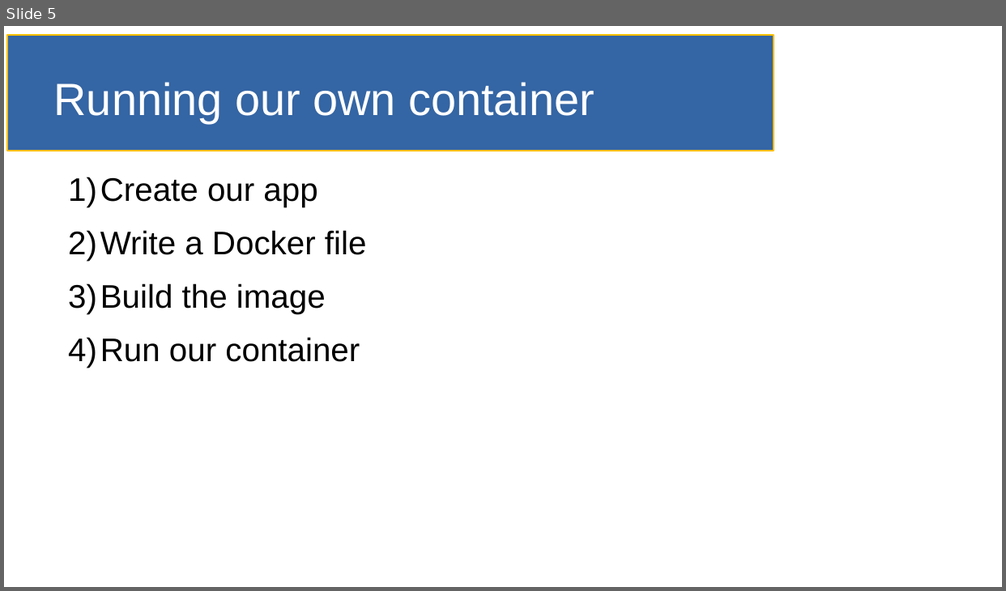
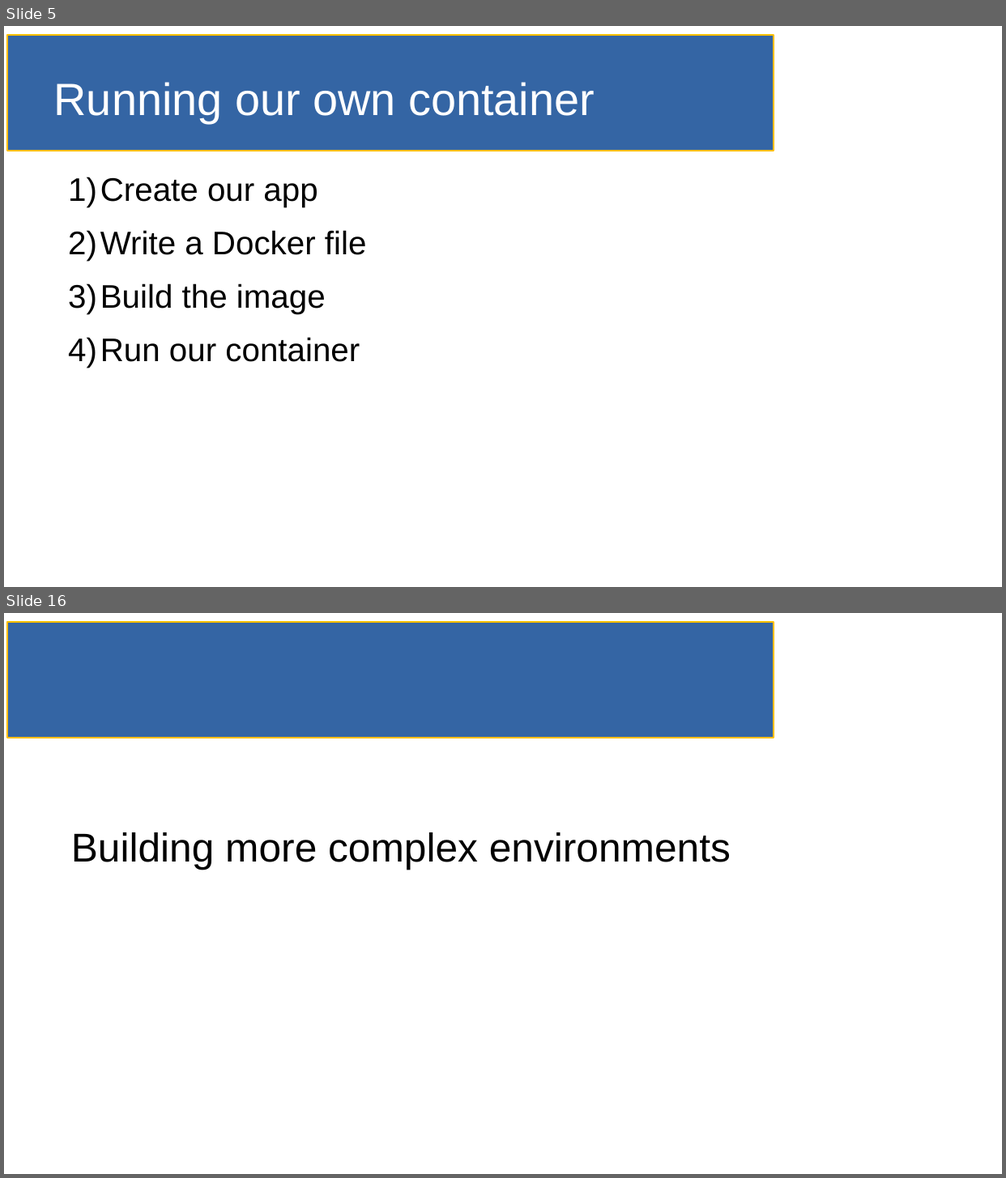
Before and after one commit to SmithE65/Containerizing, a slide deck: doc/slides.odp. Shown one above the other, each under a label of ours: slide 5 before the commit, slides 5 and 16 after it; the slides between them are not shown. The pictures are 1006x591 and 1006x1178 pixels, drawn with LibreOffice and Linux fonts; fonts in the diff are those of the drawing. Boxes give left, top, right and bottom in pixels: in the first picture for what was removed or moved away, otherwise in the second. Text is boxed around its words. In the diff, an @@ line names an element or a change of style, - is before the commit and + after.

```diff
--- a/doc/slides.odp
+++ b/doc/slides.odp
@@ slide 16 added at bbox=[4, 613, 1002, 1174], background #FFFFFF; not listed: 1 template element that a slide beside it also shows @@
@@ subtitle added at bbox=[71, 833, 731, 870], 32 pt, text #000000 @@
+Building more complex environments
```
Also in this commit, not shown: 3 slides changed, 9 other slides added, 2 slides removed, 1 other file.
